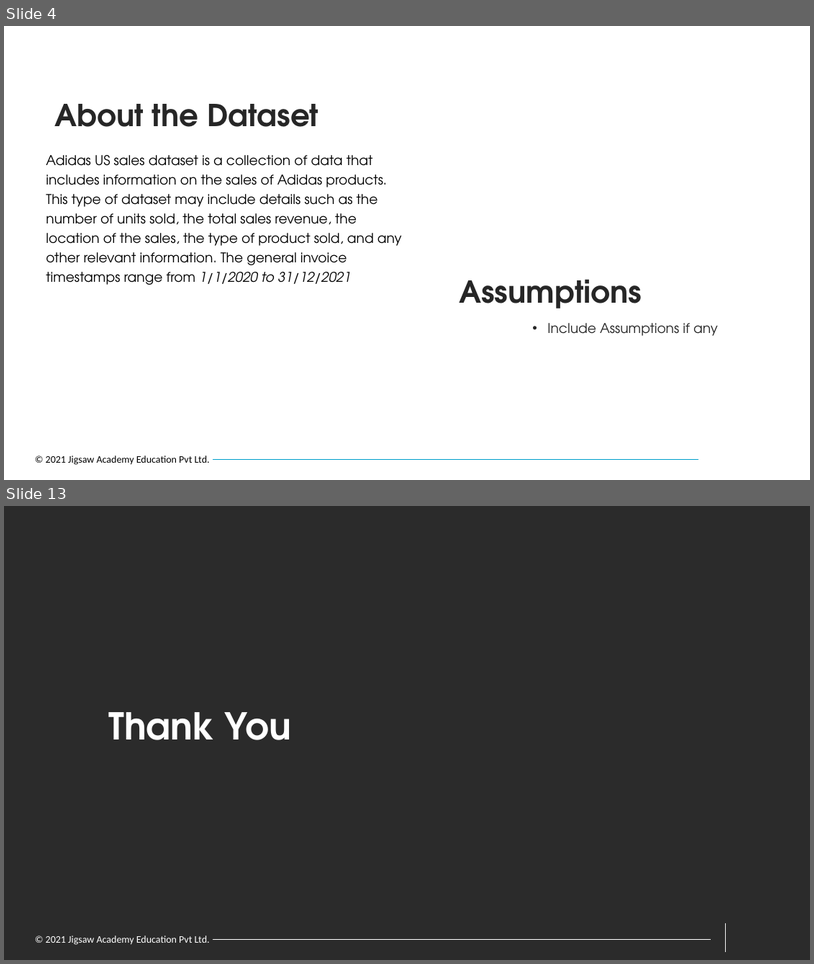
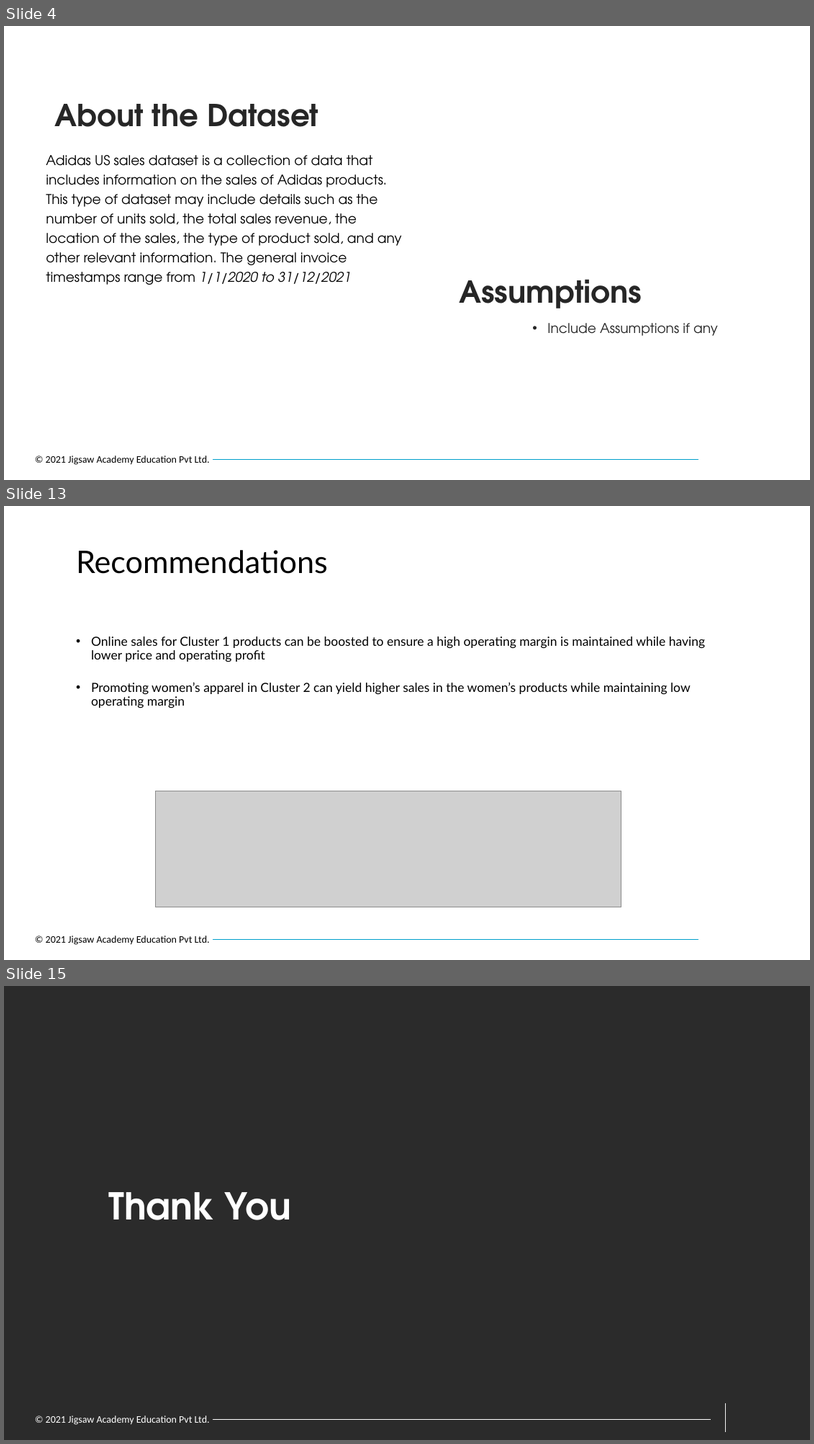
Before and after one commit to guttesuraj01/IPBA_Project_Group_A, a slide deck: John's Presentation + DB Scan.pptx. Shown one above the other, each under a label of ours: slides 4 and 13 before the commit, slides 4, 13 and 15 after it; the slides between them are not shown. The pictures are 814x964 and 814x1444 pixels, drawn with LibreOffice and Linux fonts; fonts in the diff are those of the drawing; grey boxes stand for pictures; background and template pictures are left out; a plain dark background stands for a picture behind light text. Boxes give left, top, right and bottom in pixels: in the first picture for what was removed or moved away, otherwise in the second. Text is boxed around its words. In the diff, an @@ line names an element or a change of style, - is before the commit and + after.

```diff
--- a/John's Presentation + DB Scan.pptx
+++ b/John's Presentation + DB Scan.pptx
@@ slide 13 added at box(4, 506, 810, 960), background #FFFFFF; not listed: 2 template elements that a slide beside it also shows @@
@@ title added at box(76, 550, 328, 574), 37 pt, text #000000 @@
+Recommendations
@@ text added at box(91, 636, 705, 708), 15 pt, text #000000 @@
+• Online sales for Cluster 1 products can be boosted to ensure a high operating margin is maintained while having lower price and operating profit
+• Promoting women’s apparel in Cluster 2 can yield higher sales in the women’s products while maintaining low operating margin
@@ picture added at box(156, 791, 622, 906) @@
@@ what was slide 13 is now slide 15 @@
```
Also in this commit, not shown: 7 slides changed, 2 other slides added, 1 slide removed.
